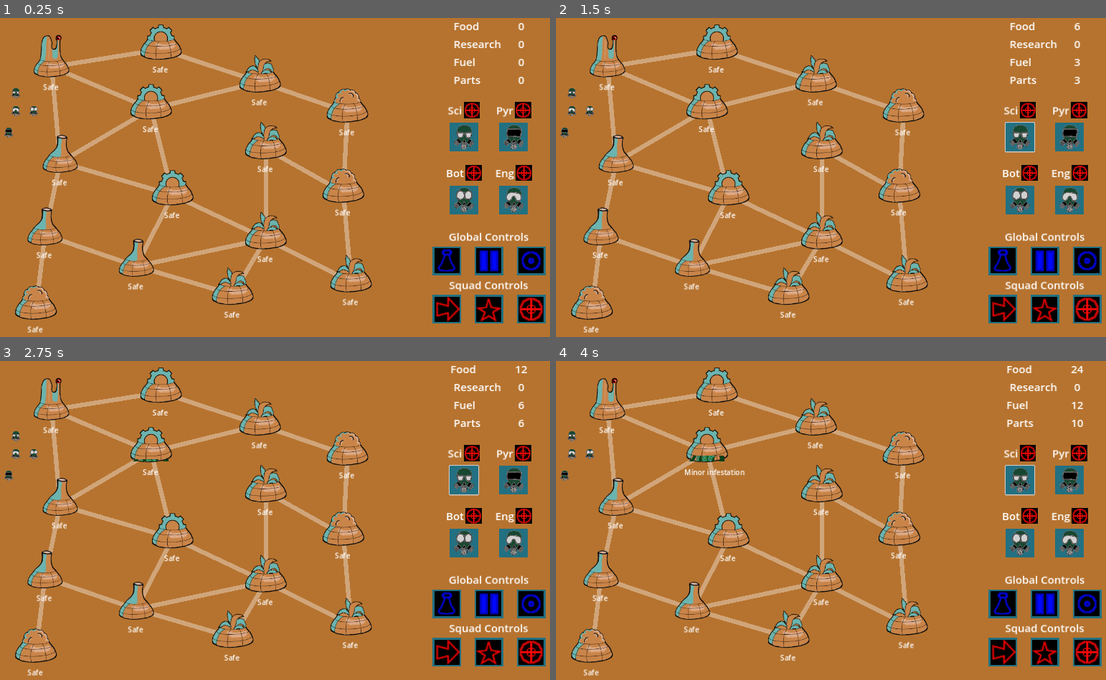
Above: before the commit, frames 1-4 (two rows, left to right).
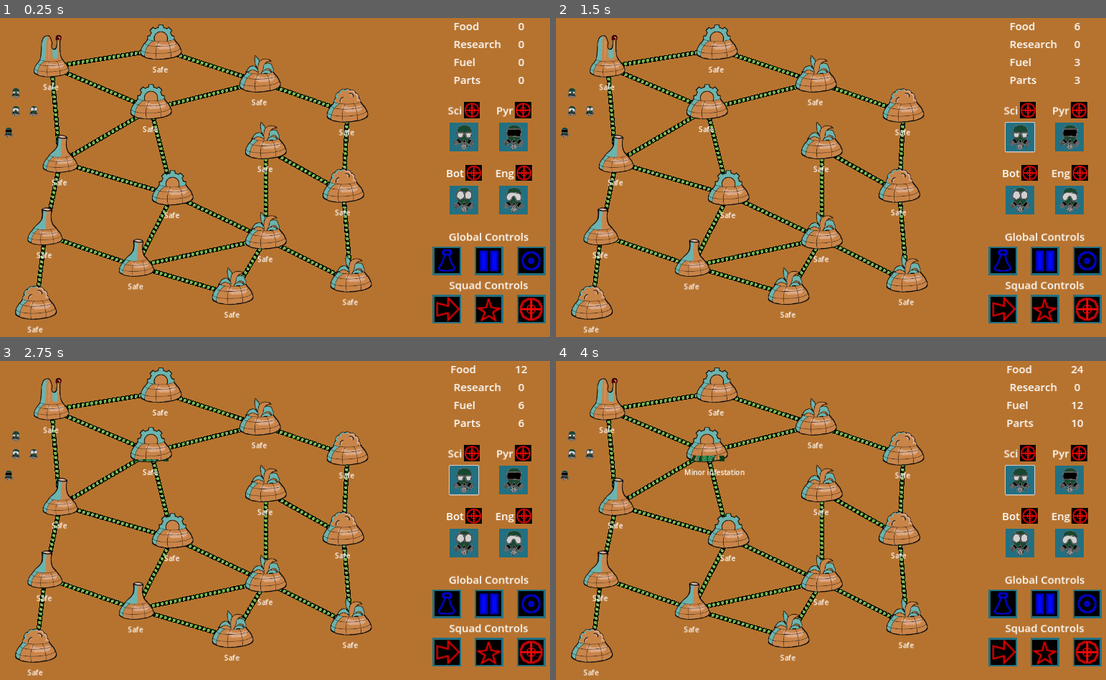
Above: after the commit, the same moments.

Repository: Aveli-games/contra-tentacula
Game: Godot game, scene res://main.tscn
Same seed, same stepped clock (60 frames per second), same inputs: the game is played once before the commit and once after it.
Inputs (mouse positions are in pixels of both pictures, inside the frame that each line leads up to):
- Up to frame 1 (0.25 s): no input
- Up to frame 2 (1.5 s): click (1018, 136) at 0.52 s; click (1018, 136) at 1.27 s
- Up to frame 3 (2.75 s): click (462, 479) at 2.02 s
- Up to frame 4 (4 s): tap Enter at 2.75 s; move the mouse to (572, 437) at 2.77 s; click (572, 437) at 2.92 s; tap Space at 3.5 s; move the mouse to (567, 475) at 3.52 s; click (567, 475) at 3.67 s

The runs differ from the first frame. In frame 1, 3.5% of the frame differs, in the area x 6-64%, y 10-86%; in frame 2, 3.5%; in frame 3, 3.5%; in frame 4, 3.5%.

Commit message:
set line texture programmatically

Diff:
--- a/autoloads/dome_connections.gd
+++ b/autoloads/dome_connections.gd
@@ -3,8 +3,6 @@
 # connections represented as a "directed graph", i.e. each connection is directional
 var connections = []
 # visual representation of each connection
-# https://github.com/Aveli-games/infestation/issues/11
-# TODO: how to texture programmatically? or can we texture a scene and instantiate that programatically?
 var line_nodes = []
 
 
@@ -27,8 +25,8 @@
 			pass
 		DomeConnections.connect_domes(dome_1, dome_2)
 
-	var line_nodes = DomeConnections.draw_connections()
-	for i in line_nodes:
+	var new_line_nodes = DomeConnections.draw_connections()
+	for i in new_line_nodes:
 		self_ref.add_child(i)
 
 # dome_a, dome_b are references to dome nodes
@@ -51,8 +49,11 @@
 		var line = Line2D.new()
 		line.add_point(i.a.global_position)
 		line.add_point(i.b.global_position)
-		line.default_color = Color(1,1,1,0.2)
 		line.z_index=-1
+		# TODO: get proper texture
+		line.texture = load("res://art/squad_sprites/botanist_icon_placeholder.png")
+		line.texture_mode = Line2D.LINE_TEXTURE_TILE
+		line.texture_repeat = Line2D.TEXTURE_REPEAT_ENABLED
 		line_nodes.append(line)
 	return line_nodes
 
